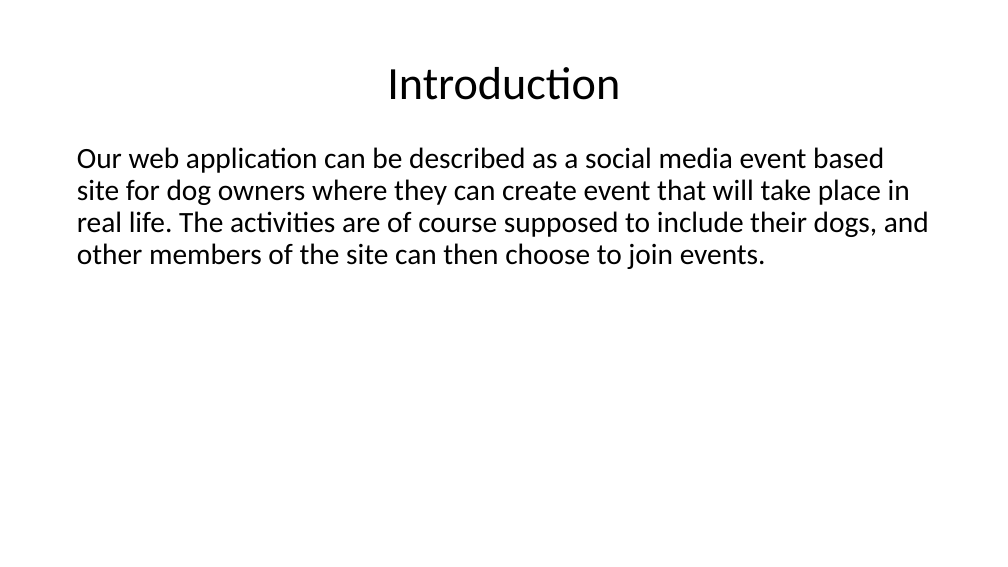
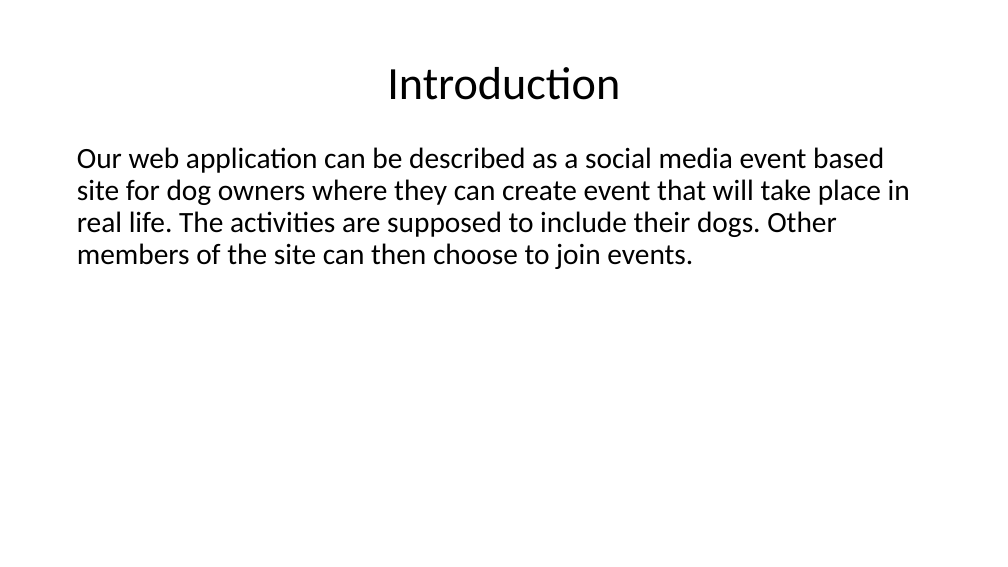
Before and after one commit to dblixt/2DV512, a slide deck: slide 2 of documentation/presentation/Internet of Dogs.pptx. Drawn at 1008x567 pixels with LibreOffice and Linux fonts; fonts in the diff are those of the drawing. Boxes give left, top, right and bottom in pixels: in the first picture for what was removed or moved away, otherwise in the second. Text is boxed around its words. In the diff, an @@ line names an element or a change of style, - is before the commit and + after.

```diff
--- a/documentation/presentation/Internet of Dogs.pptx
+++ b/documentation/presentation/Internet of Dogs.pptx
@@ text at [77,147,910,269]: text changed @@
-Our web application can be described as a social media event based site for dog owners where they can create event that will take place in real life. The activities are of course supposed to include their dogs, and other members of the site can then choose to join events.
+Our web application can be described as a social media event based site for dog owners where they can create event that will take place in real life. The activities are supposed to include their dogs. Other members of the site can then choose to join events.
```
Also in this commit, not shown: 1 other slide changed, 2 other files.
